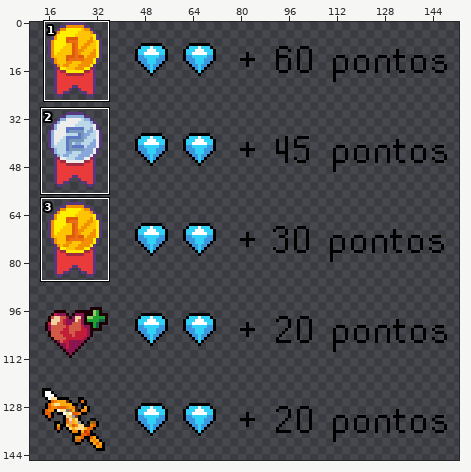
Sprite sheet: points.png. The first picture is a wide view before the edit; the outline marks the close-up.
Close-up. As it was:
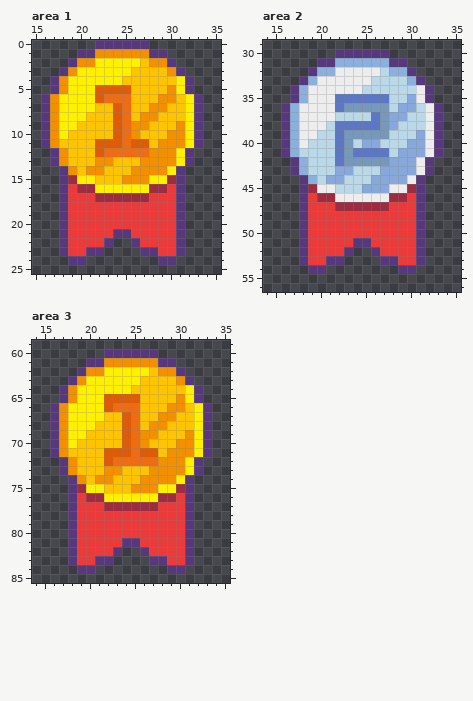
The file is 166x146 pixels. Colours within 5 levels of each other are drawn and written as one. Shown: area 1: x 15..35, y 0..25; area 2: x 14..35, y 29..56; area 3: x 14..35, y 59..85. The wide view leaves out empty margins. The commit also changed other parts of the picture, which this record leaves out.
Once edited:
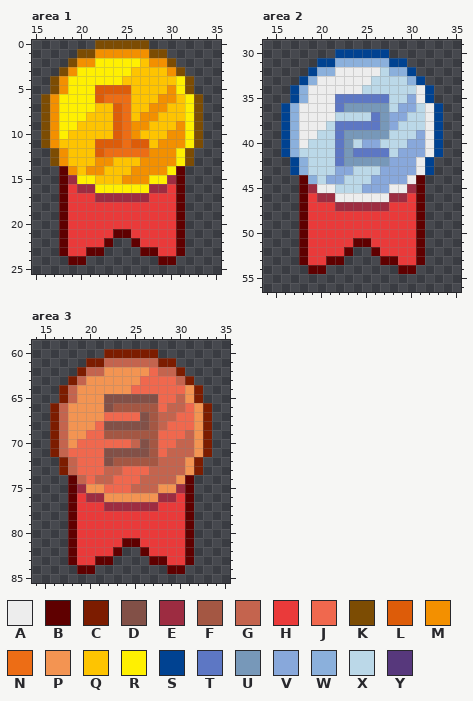
Palette (. is transparent): A #ededed  B #5f0000  C #7c1c00  D #825047  E #9d2c41  F #a45743  G #c4644e  H #ea3a3a  J #f0684e  K #7c4c03  L #dd5c09  M #f39000  N #ed6d15  P #f39452  Q #fec401  R #fff001  S #004291  T #5d77c4  U #7798b9  V #88a8db  W #8bb0dc  X #bbd8e8  Y #57387c
The edit:
Changed rows in their new state; - is an unchanged pixel.
Area 1:
first column x 16:
 0 ------KKKKKK------
 1 ----KK------KK----
 2 ---K----------K---
 3 --K------------K--
 4 -K--------------K-
 5 -K--------------K-
 6 K----------------K
 7 K----------------K
 8 K----------------K
 9 K----------------K
10 K----------------K
11 K----------------K
12 -K--------------K-
13 -K--------------K-
14 --B------------B--
15 --B------------B--
16 --B------------B--
17 --B------------B--
18 --B------------B--
19 --B------------B--
20 --B------------B--
21 --B-----BB-----B--
22 --B----B--B----B--
23 --B--BB----BB--B--
24 ---BB--------BB---
Area 2:
first column x 16:
30 ------SSSSSS------
31 ----SS------SS----
32 ---S----------S---
33 --S------------S--
34 -S--------------S-
35 -S--------------S-
36 S----------------S
37 S----------------S
38 S----------------S
39 S----------------S
40 S----------------S
41 S----------------S
42 -S--------------S-
43 -S--------------S-
44 --B------------B--
45 --B------------B--
46 --B------------B--
47 --B------------B--
48 --B------------B--
49 --B------------B--
50 --B------------B--
51 --B-----BB-----B--
52 --B----B--B----B--
53 --B--BB----BB--B--
54 ---BB--------BB---
Area 3:
first column x 16:
60 ------CCCCCC------
61 ----CCGGGGGGCC----
62 ---CGGPPPPPJGGC---
63 --CGPPPPPPJJJJGC--
64 -CGPPPPPPJJJJJJPC-
65 -CGPPPDDDDDDJJGPC-
66 CGPPPPDFFFFFJGGJPC
67 CGPPPPJJJJDFGGJJPC
68 CGPPPJDDDDDFGJJJPC
69 CGPPJJFFFFFFJJJGPC
70 CGPJJJJJJGDFJJGGPC
71 CGJJJJDDDDDFJGGGPC
72 -CGJJJDFFFFFGGGPC-
73 -CGJJJGGJJJGGGGPC-
74 --BGJGGJJJGGGGPB--
75 --B-PPJJJGGGPP-B--
76 --B---PPPPPP---B--
77 --B------------B--
78 --B------------B--
79 --B------------B--
80 --B------------B--
81 --B-----BB-----B--
82 --B----B--B----B--
83 --B--BB----BB--B--
84 ---BB--------BB---
Where, in picture pixels (left, top, right, bottom), the same in both close-ups:
changed: (41, 40, 203, 265)
changed: (281, 49, 443, 274)
changed: (50, 349, 212, 574)
